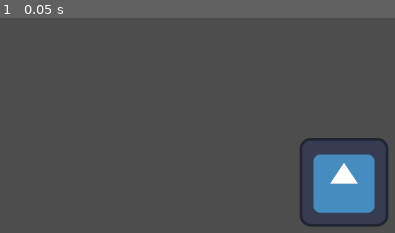
Above: before the commit, frame 1.
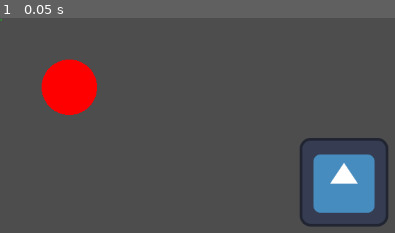
Above: after the commit, the same moment.

Repository: xKiniax/GDScript-loops
Game: Godot game, scene res://main.tscn
Same seed, same stepped clock (60 frames per second), same inputs: the game is played once before the commit and once after it. The engine's default icon, where the game draws it, is replaced by a stand-in: a white triangle on a blue panel in a dark square.
Inputs:
- Up to frame 1 (0.05 s): no input

The runs differ from the first frame. In frame 1, 2.9% of the frame differs, in the area x 0-25%, y 0-46%.

Commit message:
Draw circle and draw line

Diff:
--- a/loops-and-procedural-patterns-worksheet/main.gd
+++ b/loops-and-procedural-patterns-worksheet/main.gd
@@ -2,6 +2,10 @@
 
 func _ready() -> void:
 	#loops - is a statement that allow your code to be repeated (similar to if statements but can repeat)
+
+	_draw
+
+
 
 	var  inc = 0
 	while inc < 10:
@@ -19,3 +23,16 @@
 
 func _process(delta: float) -> void:
 	pass
+
+var z = draw_line
+
+func _draw() -> void:
+	for z in range(10):
+		draw_line(Vector2(1.5, 1.0), Vector2(1.5, 4.0), Color.GREEN, 1.0)
+
+	var cen = Vector2(100, 100)
+	var rad = 40
+	var col = Color(1,0,0)
+
+	for c in range(10):
+		draw_circle(cen,rad,col)
